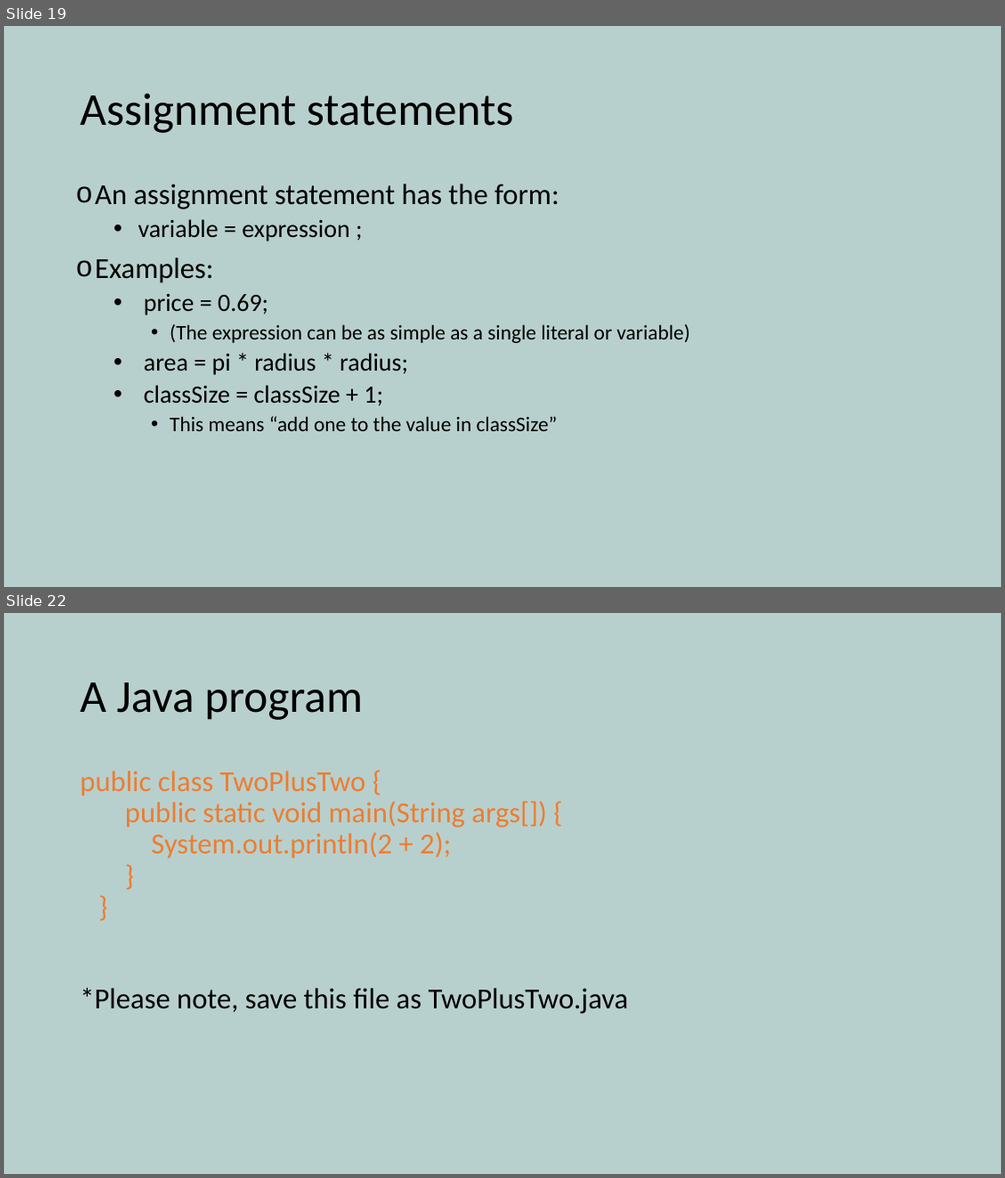
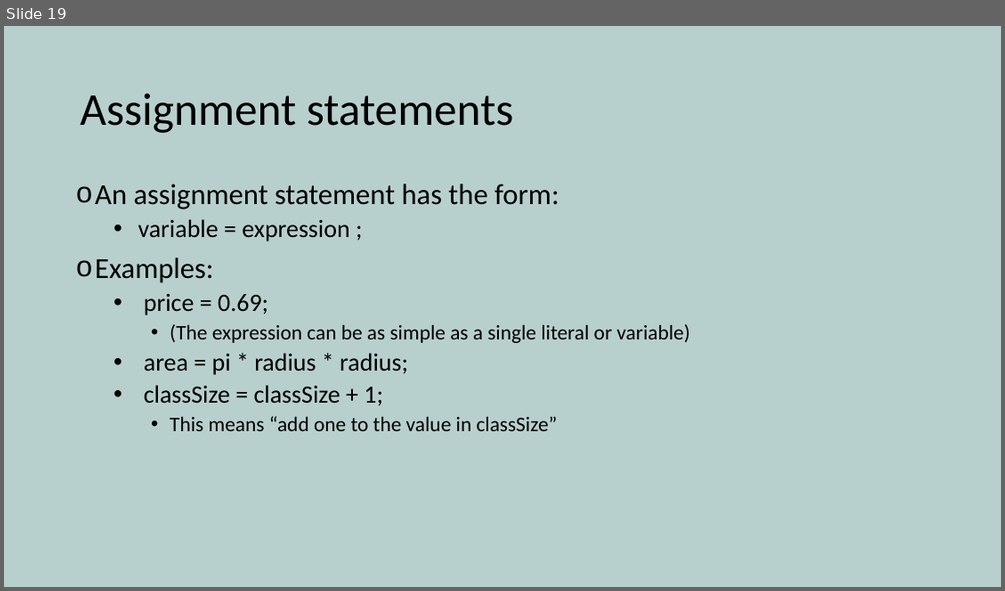
Before and after one commit to yetanothermasterylearning/Core-Java, a slide deck: 03. Programming Basics/Presentation/Data types and Operators.pptx. Shown one above the other, each under a label of ours: slides 19 and 22 before the commit, slide 19 after it; the slides between them are not shown. The pictures are 1005x1178 and 1005x591 pixels, drawn with LibreOffice and Linux fonts; fonts in the diff are those of the drawing. Boxes give left, top, right and bottom in pixels: in the first picture for what was removed or moved away, otherwise in the second. Text is boxed around its words. In the diff, an @@ line names an element or a change of style, - is before the commit and + after.

Commit message:
add Hello world program explanation

```diff
--- a/03. Programming Basics/Presentation/Data types and Operators.pptx
+++ b/03. Programming Basics/Presentation/Data types and Operators.pptx
@@ slide 22 removed at bbox=[4, 613, 1001, 1174], background #B8D0CD @@
@@ title removed at bbox=[80, 682, 363, 720] @@
-A Java program
@@ text removed at bbox=[80, 771, 629, 1013] @@
-public class TwoPlusTwo {
-public static void main(String args[]) {
-System.out.println(2 + 2);
-}
-}
-*Please note, save this file as TwoPlusTwo.java
```
Also in this commit, not shown: 8 slides changed, 1 other slide removed, 4 other files.
